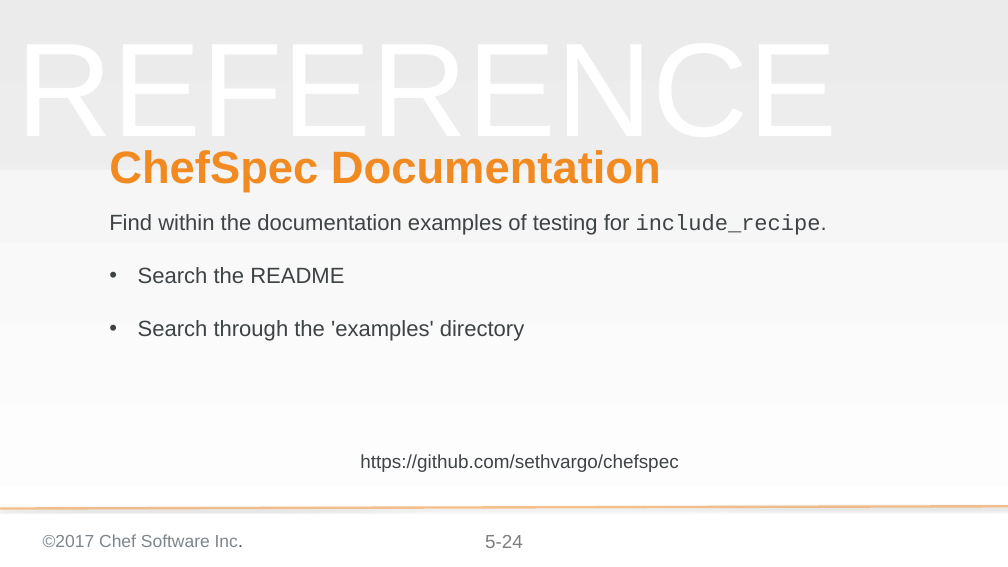
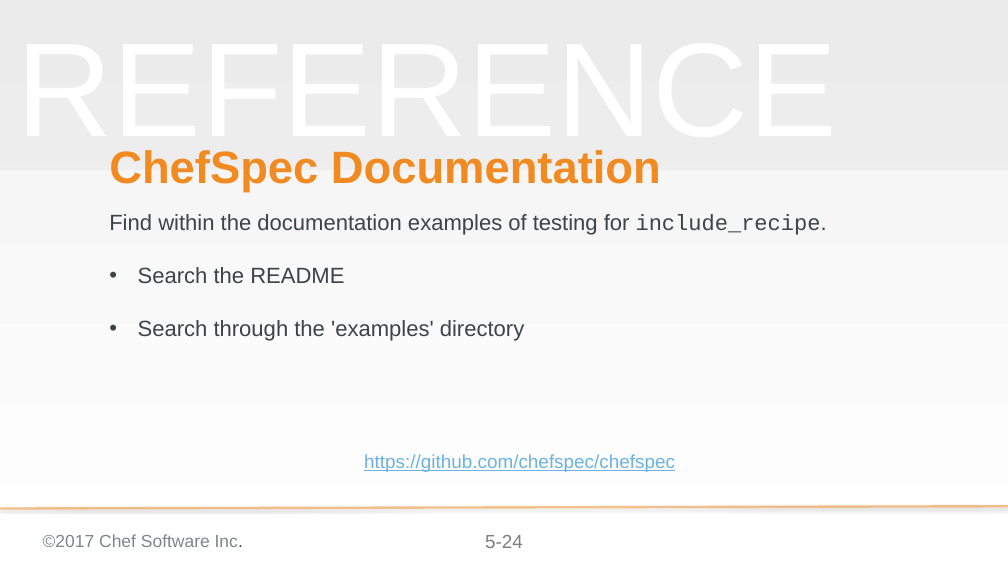
Before and after one commit to ericheiser/chef-intermediate, a slide deck: slide 24 of 05-faster_feedback_with_unit_testing.pptx. Drawn at 1008x567 pixels with LibreOffice and Linux fonts; fonts in the diff are those of the drawing; background and template pictures are left out. Boxes give left, top, right and bottom in pixels: in the first picture for what was removed or moved away, otherwise in the second. Text is boxed around its words. In the diff, an @@ line names an element or a change of style, - is before the commit and + after.

```diff
--- a/05-faster_feedback_with_unit_testing.pptx
+++ b/05-faster_feedback_with_unit_testing.pptx
@@ text at (x1=364, y1=454, x2=675, y2=472): text changed; text colour #3E4346 to #6BB2E2 @@
-https://github.com/sethvargo/chefspec
+https://github.com/chefspec/chefspec
```
Also in this commit, not shown: 5 other slides changed.
